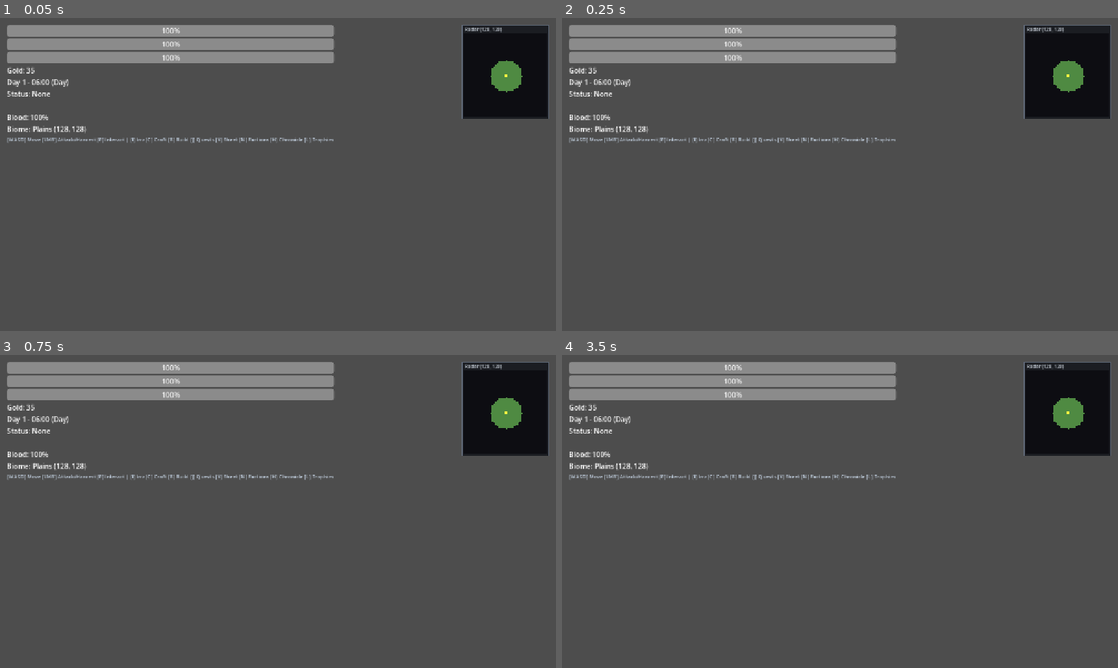
Above: before the commit, frames 1-4 (two rows, left to right).
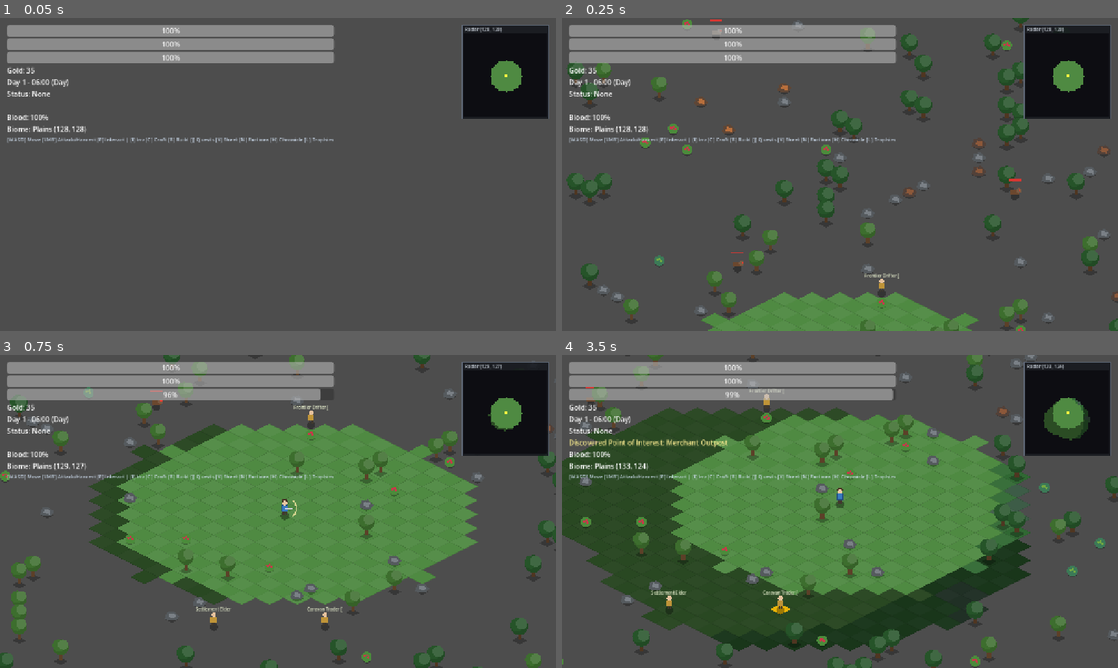
Above: after the commit, the same moments.

Repository: mrsgemaseny/MiniLife
Game: Godot game, scene res://scenes/main.tscn
The game is run twice, just before and just after one commit, with the same random seed, the same clock (stepped at 60 frames per second) and the same inputs.
Inputs (mouse positions are in pixels of both pictures, inside the frame that each line leads up to):
- Up to frame 1 (0.05 s): no input
- Up to frame 2 (0.25 s): no input
- Up to frame 3 (0.75 s): move the mouse to (400, 495) at 0.52 s; press the mouse at (400, 495) at 0.53 s; hold D (move_right) from 0.53 s (still down)
- Up to frame 4 (3.5 s): move the mouse to (728, 527) at 1.27 s; release D (move_right) at 1.28 s; release the mouse at (728, 527) at 1.28 s; hold S (move_down) 1.28-2.03 s; click (728, 527) at 1.35 s; move the mouse to (895, 442) at 2.02 s; hold D (move_right) 2.03-2.78 s; hold Middle mouse button (demolish) 2.03-2.78 s; click (895, 442) at 2.3 s; move the mouse to (812, 574) at 2.77 s; hold W (move_up) from 2.78 s (still down); tap E (interact) at 2.85 s; click (812, 574) at 3.05 s

Frame 1 is identical in both runs. In frame 2, 11% of the frame differs, in the area x 0-100%, y 0-100%; in frame 3, 35%; in frame 4, 55%.
Error before the commit: Parse Error: Static function "is_target_in_melee_arc()" not found in base "MeleeResolver". (res://scripts/entities/player.gd:152)

Commit message:
fix(core,combat): make DataRegistry static class_name and add MeleeResolver arc/damage helpers

Diff:
--- a/autoloads/data_registry.gd
+++ b/autoloads/data_registry.gd
@@ -1,3 +1,4 @@
+class_name DataRegistry
 extends Node
 
 const TABLE_FILES: Dictionary = {
@@ -18,16 +19,16 @@
 	"achievements": "achievements.json"
 }
 
-var _tables: Dictionary = {}
-var _raw_arrays: Dictionary = {}
-var _loaded: bool = false
+static var _tables: Dictionary = {}
+static var _raw_arrays: Dictionary = {}
+static var _loaded: bool = false
 
 
 func _ready() -> void:
 	reload_all()
 
 
-func reload_all() -> void:
+static func reload_all() -> void:
 	_tables.clear()
 	_raw_arrays.clear()
 	for table_name in TABLE_FILES:
@@ -42,94 +43,94 @@
 	_loaded = true
 
 
-func ensure_loaded() -> void:
+static func ensure_loaded() -> void:
 	if not _loaded:
 		reload_all()
 
 
-func get_table(table_name: String) -> Dictionary:
+static func get_table(table_name: String) -> Dictionary:
 	ensure_loaded()
 	return _tables.get(table_name, {})
 
 
-func get_rows(table_name: String) -> Array:
+static func get_rows(table_name: String) -> Array:
 	ensure_loaded()
 	return _raw_arrays.get(table_name, [])
 
 
-func get_entry(table_name: String, entry_id: String) -> Dictionary:
+static func get_entry(table_name: String, entry_id: String) -> Dictionary:
 	ensure_loaded()
 	var tbl: Dictionary = _tables.get(table_name, {})
 	return tbl.get(entry_id, {})
 
 
-func has_entry(table_name: String, entry_id: String) -> bool:
+static func has_entry(table_name: String, entry_id: String) -> bool:
 	ensure_loaded()
 	var tbl: Dictionary = _tables.get(table_name, {})
 	return tbl.has(entry_id)
 
 
-func get_item(item_id: String) -> Dictionary:
+static func get_item(item_id: String) -> Dictionary:
 	return get_entry("items", item_id)
 
 
-func get_recipe(recipe_id: String) -> Dictionary:
+static func get_recipe(recipe_id: String) -> Dictionary:
 	return get_entry("recipes", recipe_id)
 
 
-func get_structure(structure_id: String) -> Dictionary:
+static func get_structure(structure_id: String) -> Dictionary:
 	return get_entry("structures", structure_id)
 
 
-func get_enemy(enemy_id: String) -> Dictionary:
+static func get_enemy(enemy_id: String) -> Dictionary:
 	return get_entry("enemies", enemy_id)
 
 
-func get_npc(npc_id: String) -> Dictionary:
+static func get_npc(npc_id: String) -> Dictionary:
 	return get_entry("npcs", npc_id)
 
 
-func get_faction(faction_id: String) -> Dictionary:
+static func get_faction(faction_id: String) -> Dictionary:
 	return get_entry("factions", faction_id)
 
 
-func get_event(event_id: String) -> Dictionary:
+static func get_event(event_id: String) -> Dictionary:
 	return get_entry("events", event_id)
 
 
-func get_dialogue(dialogue_id: String) -> Dictionary:
+static func get_dialogue(dialogue_id: String) -> Dictionary:
 	return get_entry("dialogues", dialogue_id)
 
 
-func get_quest(quest_id: String) -> Dictionary:
+static func get_quest(quest_id: String) -> Dictionary:
 	return get_entry("quests", quest_id)
 
 
-func get_trait(trait_id: String) -> Dictionary:
+static func get_trait(trait_id: String) -> Dictionary:
 	return get_entry("traits", trait_id)
 
 
-func get_class_def(class_id: String) -> Dictionary:
+static func get_class_def(class_id: String) -> Dictionary:
 	return get_entry("classes", class_id)
 
 
-func get_biome(biome_id: String) -> Dictionary:
+static func get_biome(biome_id: String) -> Dictionary:
 	return get_entry("biomes", biome_id)
 
 
-func get_poi(poi_id: String) -> Dictionary:
+static func get_poi(poi_id: String) -> Dictionary:
 	return get_entry("poi", poi_id)
 
 
-func get_resource_node(node_id: String) -> Dictionary:
+static func get_resource_node(node_id: String) -> Dictionary:
 	return get_entry("resource_nodes", node_id)
 
 
-func get_achievement(achievement_id: String) -> Dictionary:
+static func get_achievement(achievement_id: String) -> Dictionary:
 	return get_entry("achievements", achievement_id)
 
 
-func query_by_field(table_name: String, field: String, expected_value: Variant) -> Array[Dictionary]:
+static func query_by_field(table_name: String, field: String, expected_value: Variant) -> Array[Dictionary]:
 	ensure_loaded()
 	var results: Array[Dictionary] = []
 	var tbl: Dictionary = _tables.get(table_name, {})
@@ -140,7 +141,7 @@
 	return results
 
 
-func _load_json_array(full_path: String) -> Array:
+static func _load_json_array(full_path: String) -> Array:
 	if not FileAccess.file_exists(full_path):
 		return []
 	var file: FileAccess = FileAccess.open(full_path, FileAccess.READ)
@@ -151,4 +152,9 @@
 	var parsed: Variant = JSON.parse_string(text)
 	if parsed is Array:
 		return parsed
+	if parsed is Dictionary:
+		var d: Dictionary = parsed
+		for k in d.keys():
+			if d[k] is Array:
+				return d[k]
 	return []
--- a/autoloads/game_manager.gd
+++ b/autoloads/game_manager.gd
@@ -179,7 +179,7 @@
 
 func load_json_table(relative_path: String) -> Array:
 	var table_key: String = relative_path.get_basename()
-	if DataRegistry != null and DataRegistry.TABLE_FILES.has(table_key):
+	if DataRegistry.TABLE_FILES.has(table_key):
 		return DataRegistry.get_rows(table_key)
 	var full_path: String = Config.DATA_ROOT + relative_path
 	if not FileAccess.file_exists(full_path):
@@ -197,7 +197,7 @@
 
 func load_json_indexed(relative_path: String, key_field: String = "id") -> Dictionary:
 	var table_key: String = relative_path.get_basename()
-	if key_field == "id" and DataRegistry != null and DataRegistry.TABLE_FILES.has(table_key):
+	if key_field == "id" and DataRegistry.TABLE_FILES.has(table_key):
 		return DataRegistry.get_table(table_key)
 	var rows: Array = load_json_table(relative_path)
 	var result: Dictionary = {}
--- a/project.godot
+++ b/project.godot
@@ -23,8 +23,6 @@
 
 Config="*res://autoloads/config.gd"
 SignalBus="*res://autoloads/signal_bus.gd"
-DataRegistry="*res://autoloads/data_registry.gd"
-AudioDirector="*res://autoloads/audio_director.gd"
 GameManager="*res://autoloads/game_manager.gd"
 
 [debug]
--- a/scenes/main.tscn
+++ b/scenes/main.tscn
@@ -26,6 +26,7 @@
 [ext_resource type="Script" path="res://scripts/ui/faction_relations_ui.gd" id="24_fac_ui"]
 [ext_resource type="Script" path="res://scripts/ui/world_chronicle_ui.gd" id="25_chron_ui"]
 [ext_resource type="Script" path="res://scripts/ui/pause_menu_ui.gd" id="26_pause_ui"]
+[ext_resource type="Script" path="res://autoloads/audio_director.gd" id="27_audio"]
 
 [sub_resource type="GDScript" id="GDScript_main"]
 script/source = "extends Node2D
@@ -118,6 +119,9 @@
 [node name="DebugConsole" type="Node" parent="Systems"]
 script = ExtResource("22_debug")
 
+[node name="AudioDirector" type="Node" parent="Systems"]
+script = ExtResource("27_audio")
+
 [node name="UILayer" type="CanvasLayer" parent="."]
 process_mode = 3
 
--- a/scripts/components/equipment.gd
+++ b/scripts/components/equipment.gd
@@ -21,9 +21,7 @@
 
 
 static func _get_item_def(item_id: String) -> Dictionary:
-	if DataRegistry != null:
-		return DataRegistry.get_item(item_id)
-	return {}
+	return DataRegistry.get_item(item_id)
 
 
 func can_equip(item_id: String) -> bool:
--- a/scripts/components/inventory.gd
+++ b/scripts/components/inventory.gd
@@ -11,9 +11,7 @@
 
 
 static func _get_item_def(item_id: String) -> Dictionary:
-	if DataRegistry != null:
-		return DataRegistry.get_item(item_id)
-	return {}
+	return DataRegistry.get_item(item_id)
 
 
 func add_item(item_id: String, count: int = 1, durability: int = -1) -> int:
--- a/scripts/components/traits.gd
+++ b/scripts/components/traits.gd
@@ -8,9 +8,7 @@
 
 
 static func _get_trait_def(trait_id: String) -> Dictionary:
-	if DataRegistry != null:
-		return DataRegistry.get_trait(trait_id)
-	return {}
+	return DataRegistry.get_trait(trait_id)
 
 
 func add_trait(trait_id: String) -> bool:
--- a/scripts/systems/combat/melee_resolver.gd
+++ b/scripts/systems/combat/melee_resolver.gd
@@ -1,5 +1,35 @@
 class_name MeleeResolver
 extends RefCounted
+
+
+static func is_target_in_melee_arc(attacker_pos: Vector2, facing_dir: Vector2, target_pos: Vector2, max_range: float = Config.MELEE_RANGE) -> bool:
+	var dist: float = attacker_pos.distance_to(target_pos)
+	if dist > max_range:
+		return false
+	if dist < 18.0:
+		return true
+	var to_target: Vector2 = (target_pos - attacker_pos).normalized()
+	var f_norm: Vector2 = facing_dir.normalized() if facing_dir.length_squared() > 0.001 else Vector2.DOWN
+	return f_norm.dot(to_target) >= Config.MELEE_CONE_DOT
+
+
+static func compute_raw_melee_damage(attacker: Node, weapon_stats: Dictionary) -> float:
+	var base_dmg: float = float(weapon_stats.get("damage", 8.0))
+	var skill_lvl: int = 0
+	var trait_mult: float = 1.0
+	var manip_mult: float = 1.0
+	if attacker != null:
+		var askills: SkillsComponent = attacker.get("skills") as SkillsComponent
+		if askills != null:
+			skill_lvl = askills.get_level("melee")
+		var atraits: TraitsComponent = attacker.get("traits") as TraitsComponent
+		if atraits != null:
+			trait_mult = atraits.get_modifier("melee_damage")
+		var ahealth: HealthComponent = attacker.get("health_comp") as HealthComponent
+		if ahealth != null:
+			manip_mult = ahealth.get_manipulation_multiplier()
+	var skill_mult: float = 1.0 + float(skill_lvl) * Config.SKILL_DAMAGE_BONUS_PER_LEVEL
+	return maxf(1.0, base_dmg * skill_mult * trait_mult * manip_mult)
 
 
 static func compute_hit_chance(attacker: Node, target: Node) -> float:
@@ -24,6 +54,8 @@
 	var defense: float = 0.0
 	if target.has_method("get_defense"):
 		defense = maxf(float(target.call("get_defense")), 0.0)
+	elif "stats" in target and target.get("stats") is StatsComponent:
+		defense = maxf((target.get("stats") as StatsComponent).defense, 0.0)
 	if damage_type == "physical" and defense > 0.0:
 		var reduction: float = defense / (defense + Config.ARMOR_K_CONSTANT)
 		return maxf(amount * (1.0 - reduction), 1.0)
Not shown, changed: .agents/CONTEXT.md
